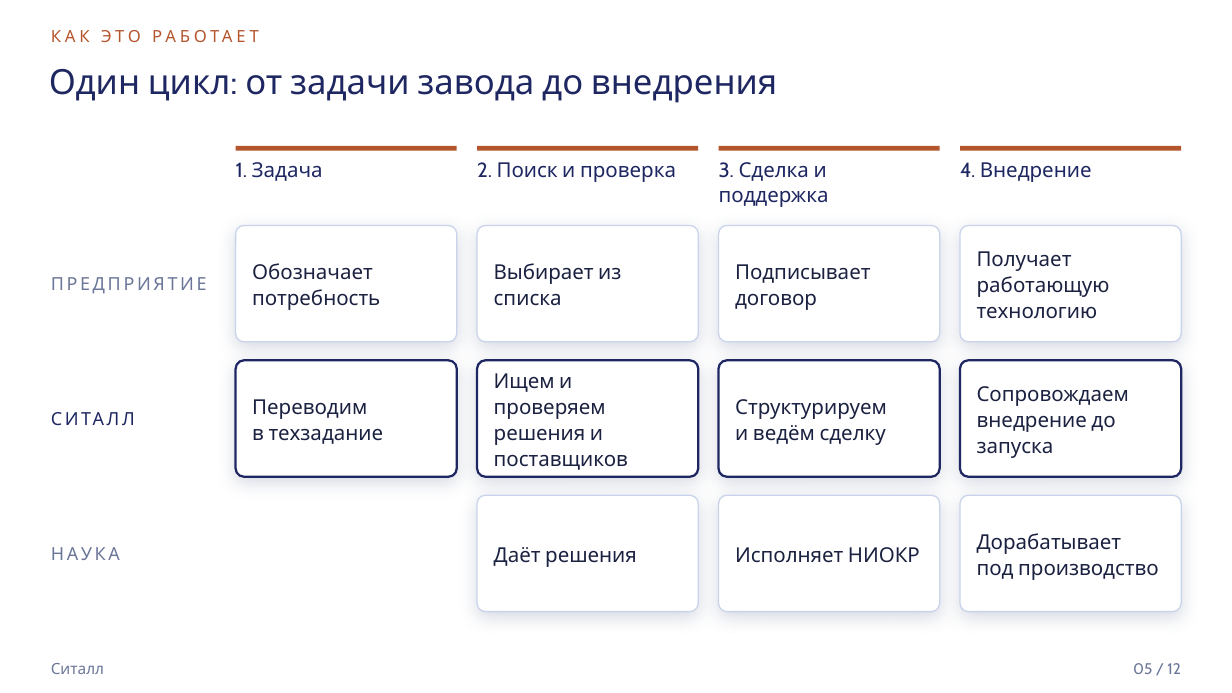
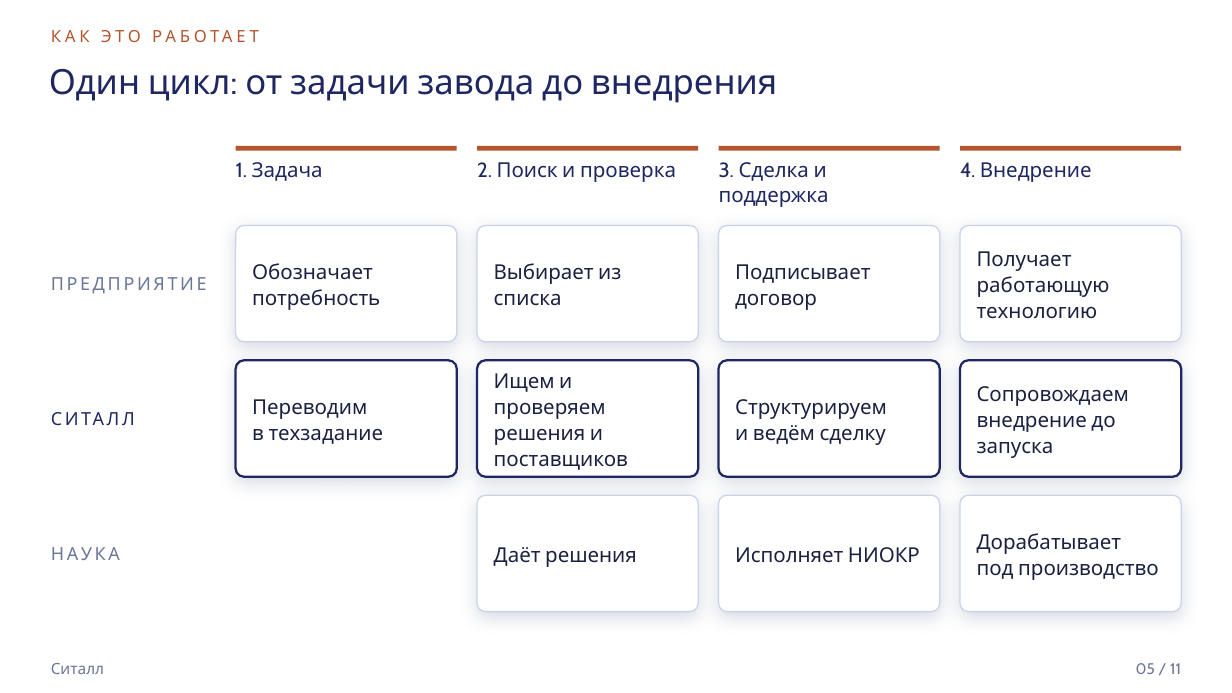
Before and after one commit to mrflxxxme/techmost-scout, a slide deck: slide 5 of marketing/partners/sitall-deck-partner.pptx. Drawn at 1232x693 pixels with LibreOffice and Linux fonts; fonts in the diff are those of the drawing. Boxes give left, top, right and bottom in pixels: in the first picture for what was removed or moved away, otherwise in the second. Text is boxed around its words. In the diff, an @@ line names an element or a change of style, - is before the commit and + after.

```diff
--- a/marketing/partners/sitall-deck-partner.pptx
+++ b/marketing/partners/sitall-deck-partner.pptx
@@ text at [1136, 663, 1181, 674]: text changed @@
-05 / 12
+05 / 11
```
Also in this commit, not shown: 9 other slides changed, 2 other files.
